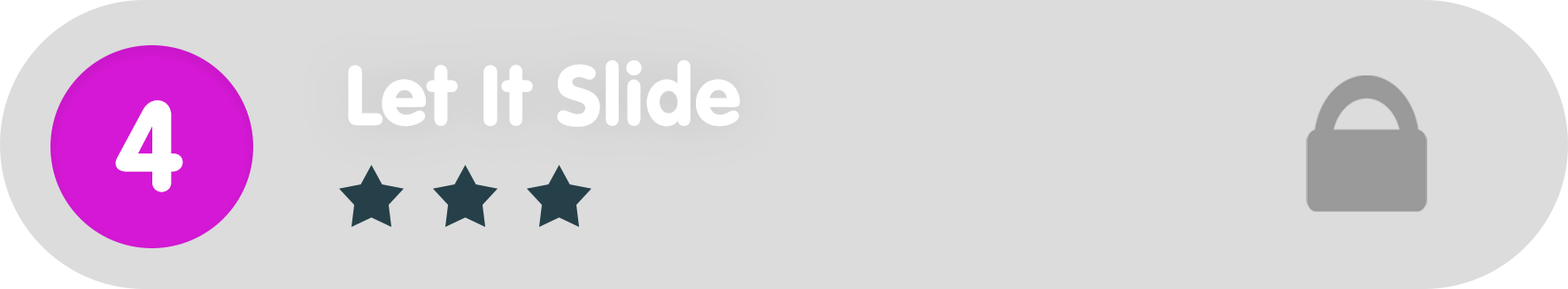
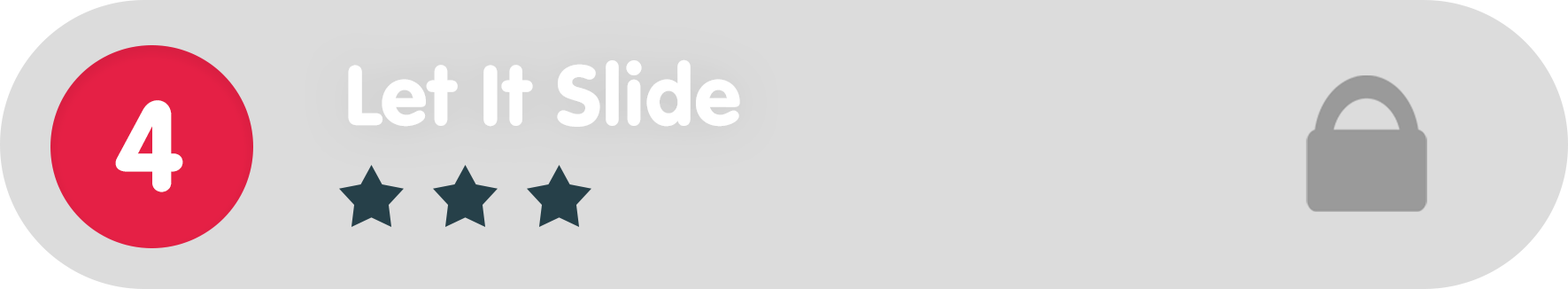
Layer changes from the first 1568px x 289px image to the second:
painted on "Ellipse_green" over (50, 45, 254, 248)
